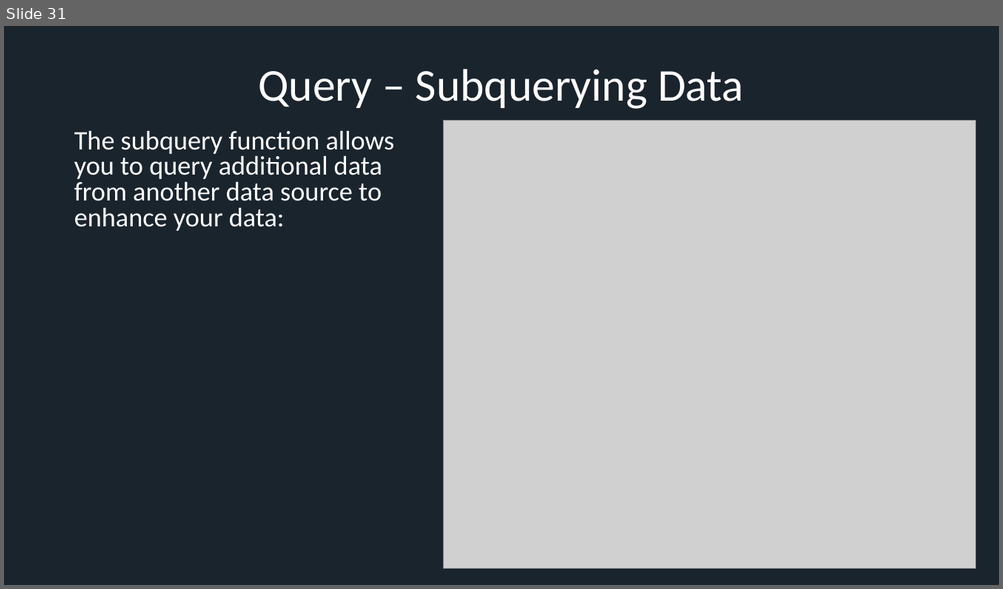
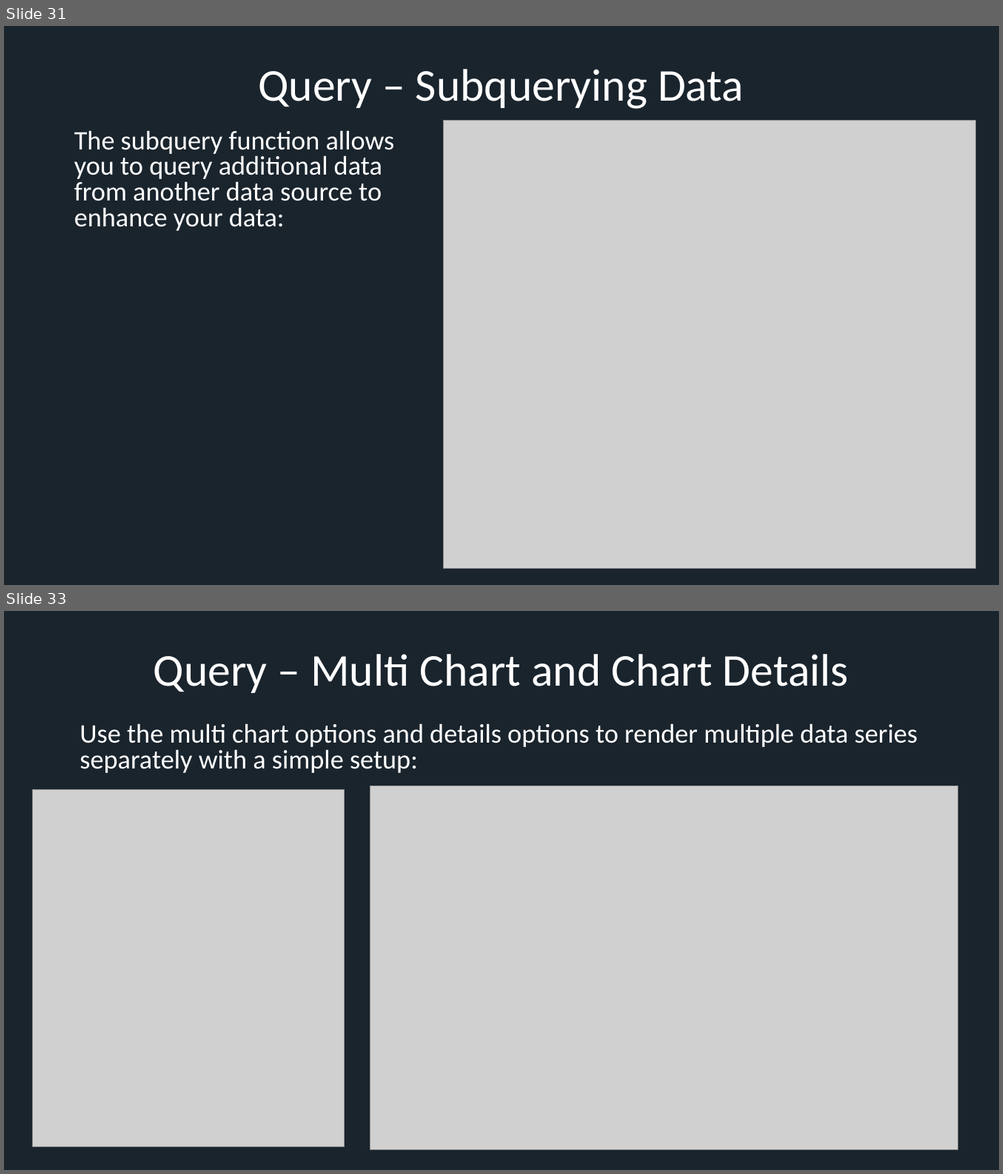
Before and after one commit to xresch/CoreFramework, a slide deck: docs/CFW_Features.pptx. Shown one above the other, each under a label of ours: slide 31 before the commit, slides 31 and 33 after it; the slides between them are not shown. The pictures are 1003x589 and 1003x1174 pixels, drawn with LibreOffice and Linux fonts; fonts in the diff are those of the drawing; grey boxes stand for pictures. Boxes give left, top, right and bottom in pixels: in the first picture for what was removed or moved away, otherwise in the second. Text is boxed around its words. In the diff, an @@ line names an element or a change of style, - is before the commit and + after.

Commit message:
Slides: Added multichart feature

```diff
--- a/docs/CFW_Features.pptx
+++ b/docs/CFW_Features.pptx
@@ slide 33 added at bbox=[4, 611, 999, 1170], background #1A242D @@
@@ title added at bbox=[153, 654, 848, 693], 44 pt, text #FFFFFF @@
+Query – Multi Chart and Chart Details
@@ text added at bbox=[79, 723, 917, 773], 25.9 pt, text #FFFFFF @@
+Use the multi chart options and details options to render multiple data series separately with a simple setup:
@@ picture added at bbox=[370, 786, 959, 1150] @@
@@ picture added at bbox=[33, 790, 345, 1147] @@
```
Also in this commit, not shown: 1 slide changed.
